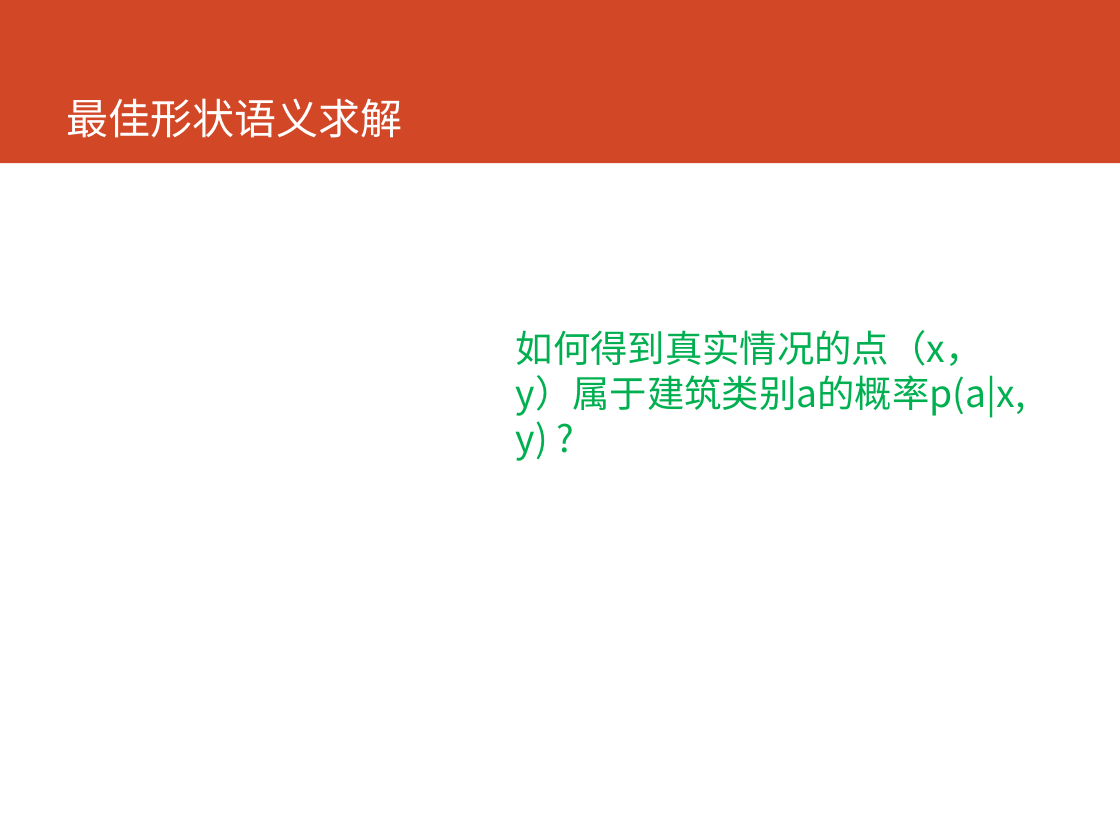
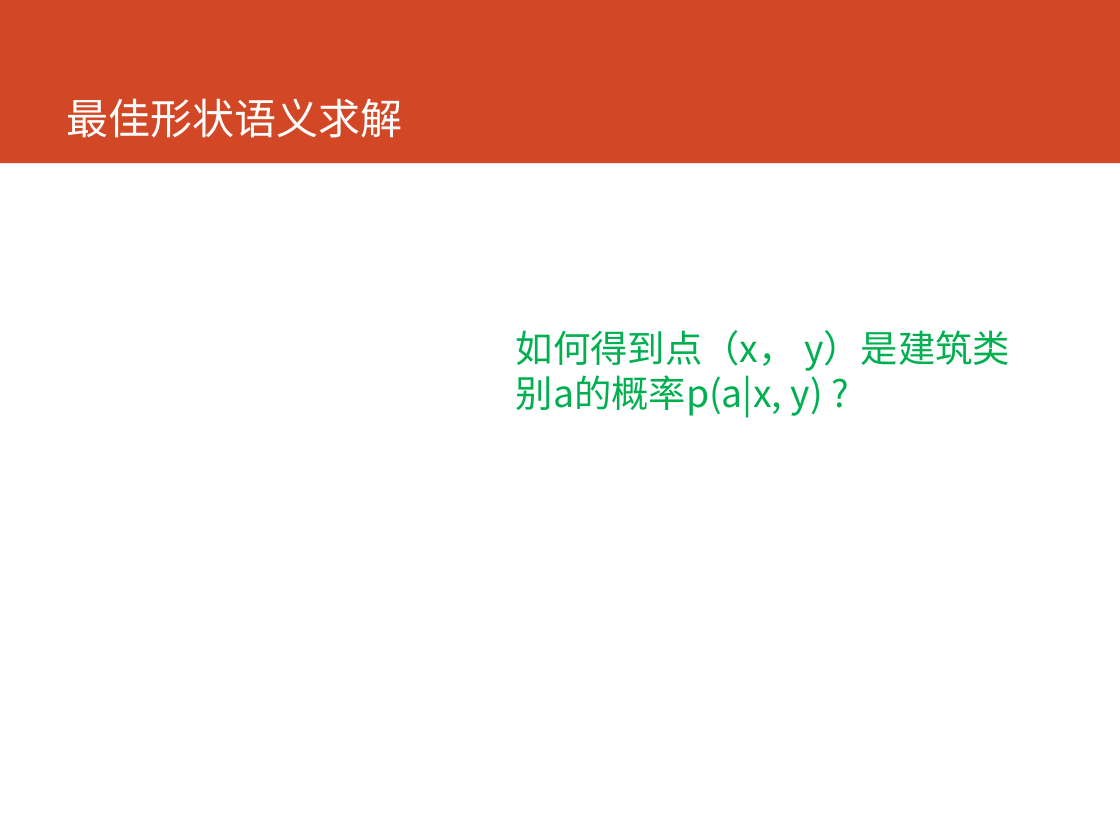
Before and after one commit to cartosquare/graduation-thesis-defenses, a slide deck: slide 8 of 基于形状语义和增强学习的建筑.pptx. Drawn at 1120x840 pixels with LibreOffice and Linux fonts; fonts in the diff are those of the drawing; grey boxes stand for pictures. Boxes give left, top, right and bottom in pixels: in the first picture for what was removed or moved away, otherwise in the second. Text is boxed around its words. In the diff, an @@ line names an element or a change of style, - is before the commit and + after.

```diff
--- a/基于形状语义和增强学习的建筑.pptx
+++ b/基于形状语义和增强学习的建筑.pptx
@@ text at [516,330,1010,417]: text changed @@
-如何得到真实情况的点（x， y）属于建筑类别a的概率p(a|x, y) ?
+如何得到点（x， y）是建筑类别a的概率p(a|x, y) ?
```
Also in this commit, not shown: 2 other slides changed.
